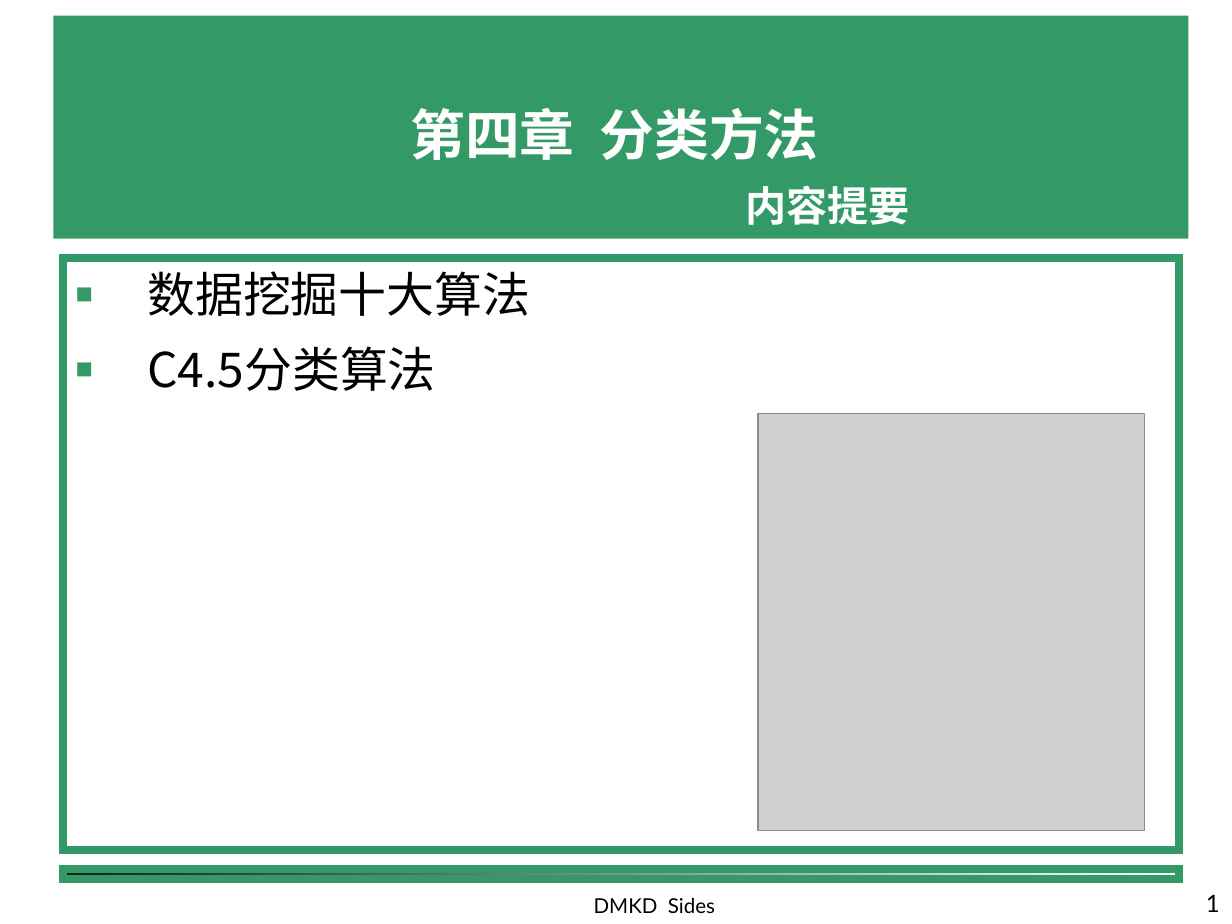
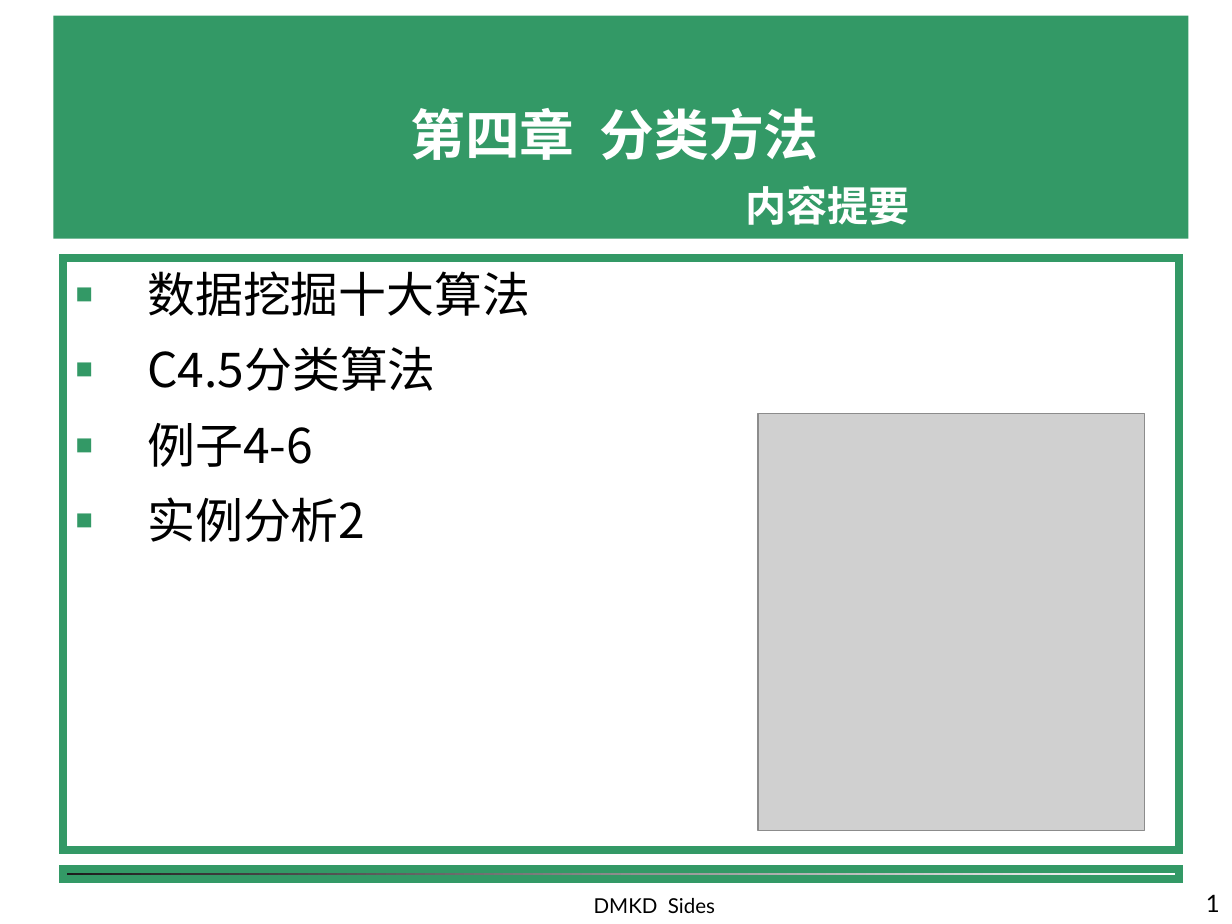
Before and after one commit to shfkuang/shfkuang.github.io, a slide deck: slide 1 of dm/ch4.3.ppt. Drawn at 1232x924 pixels with LibreOffice and Linux fonts; fonts in the diff are those of the drawing; grey boxes stand for pictures; background and template pictures are left out. Boxes give left, top, right and bottom in pixels: in the first picture for what was removed or moved away, otherwise in the second. Text is boxed around its words. In the diff, an @@ line names an element or a change of style, - is before the commit and + after.

```diff
--- a/dm/ch4.3.ppt
+++ b/dm/ch4.3.ppt
@@ text at box(147, 423, 365, 542): paragraphs added @@
+■ 例子4-6
+■ 实例分析2
```
Also in this commit, not shown: 8 other slides changed, 12 slides added, 8 slides removed, 1 other file.
